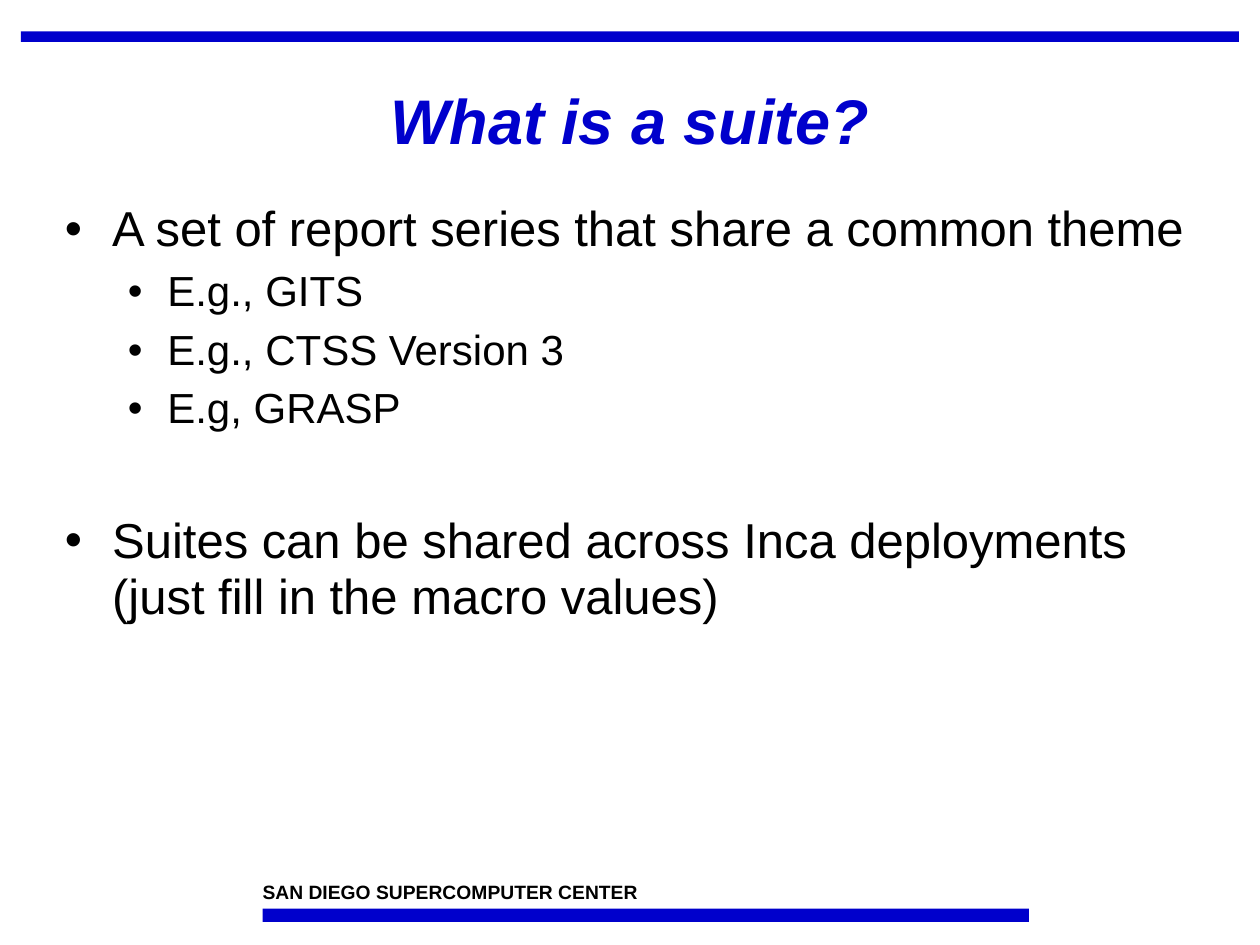
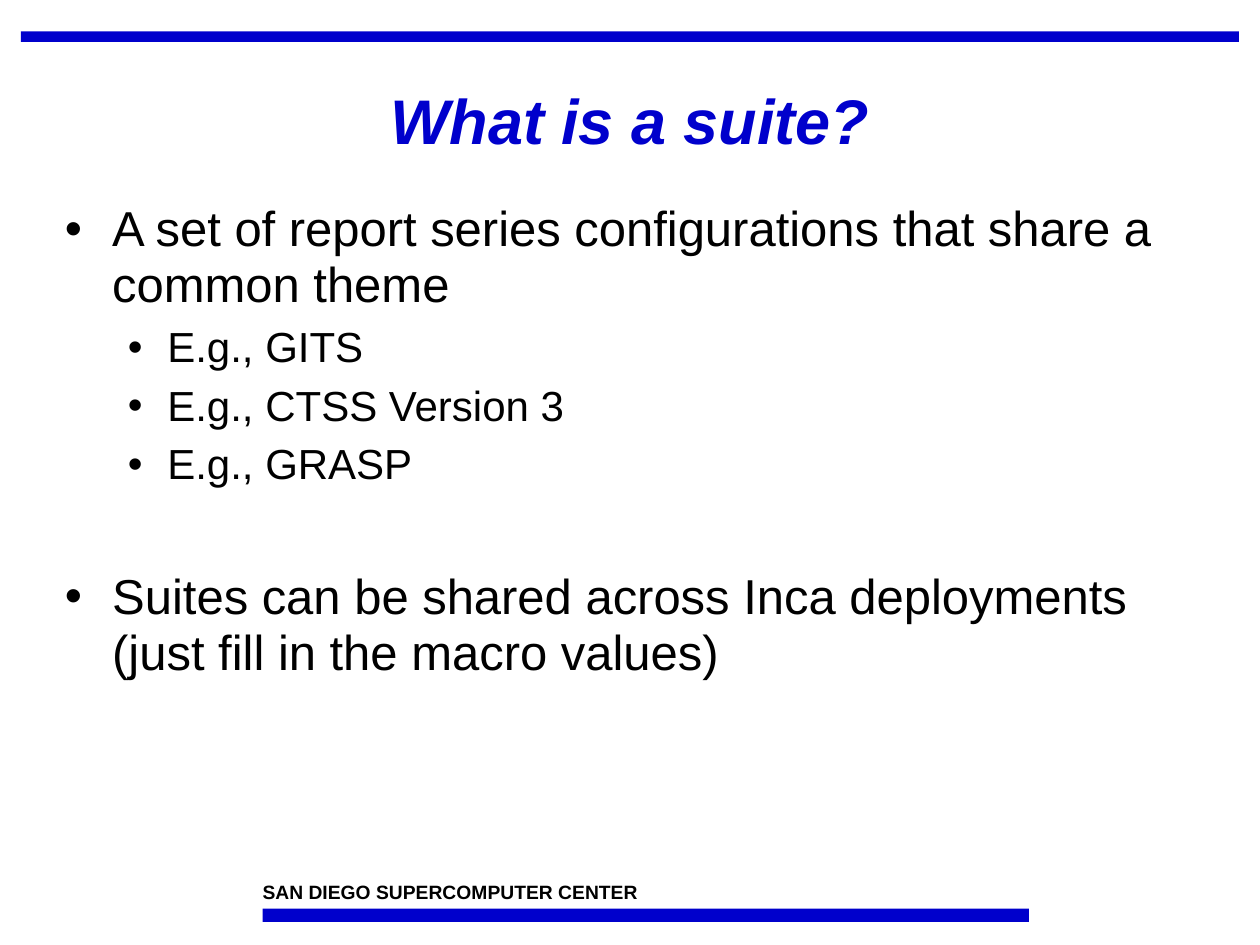
Before and after one commit to IncaProject/inca-xsede, a slide deck: slide 23 of talks/feb-06-workshop/control.ppt (slide 22 before the commit). Drawn at 1260x945 pixels with LibreOffice and Linux fonts; fonts in the diff are those of the drawing; background and template pictures are left out. Boxes give left, top, right and bottom in pixels: in the first picture for what was removed or moved away, otherwise in the second. Text is boxed around its words. In the diff, an @@ line names an element or a change of style, - is before the commit and + after.

```diff
--- a/talks/feb-06-workshop/control.ppt
+++ b/talks/feb-06-workshop/control.ppt
@@ text at box(112, 210, 1151, 303): text changed @@
-• A set of report series that share a common theme
+• A set of report series configurations that share a common theme
@@ text at box(167, 449, 412, 487): text changed @@
-  • E.g, GRASP
+  • E.g., GRASP
```
Also in this commit, not shown: 18 other slides changed, 1 slide added, 1 other file.
